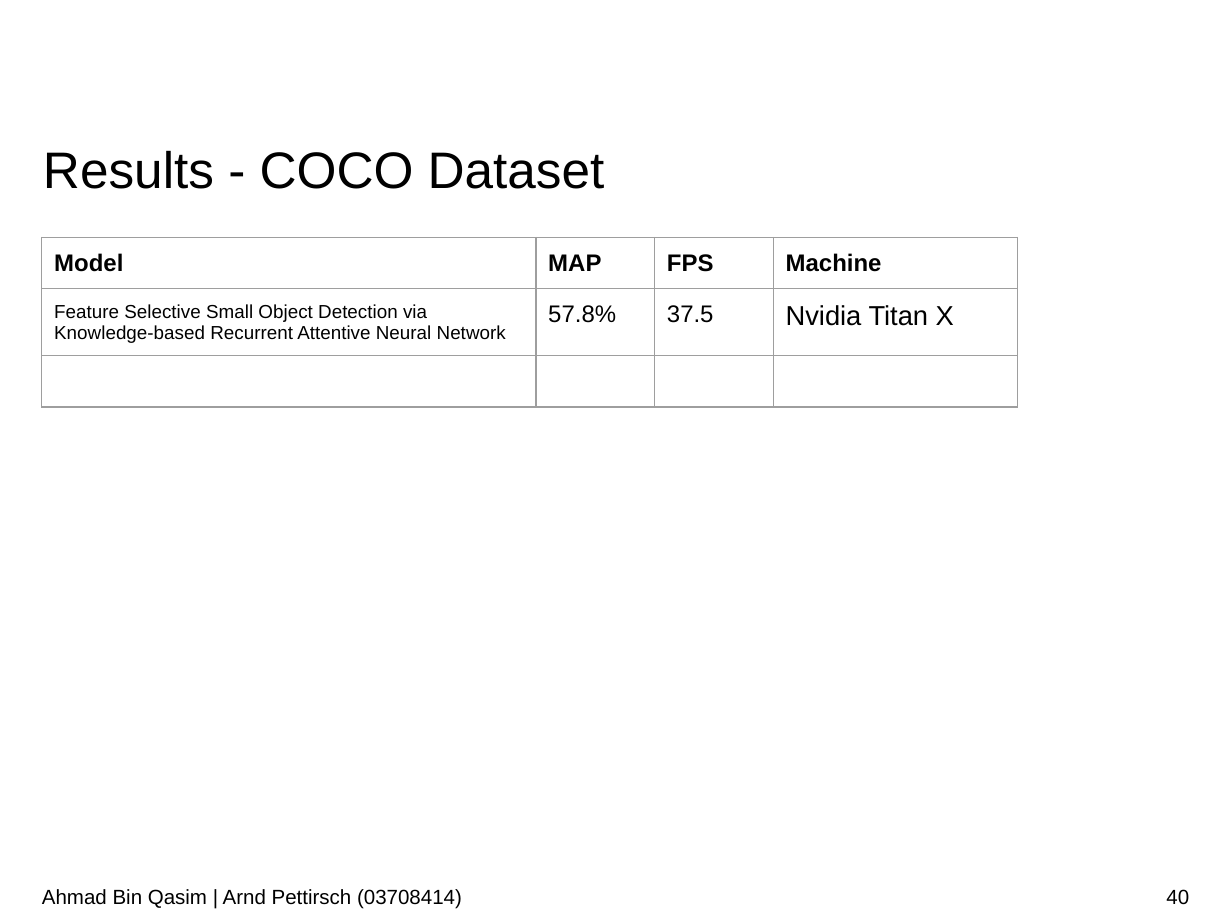
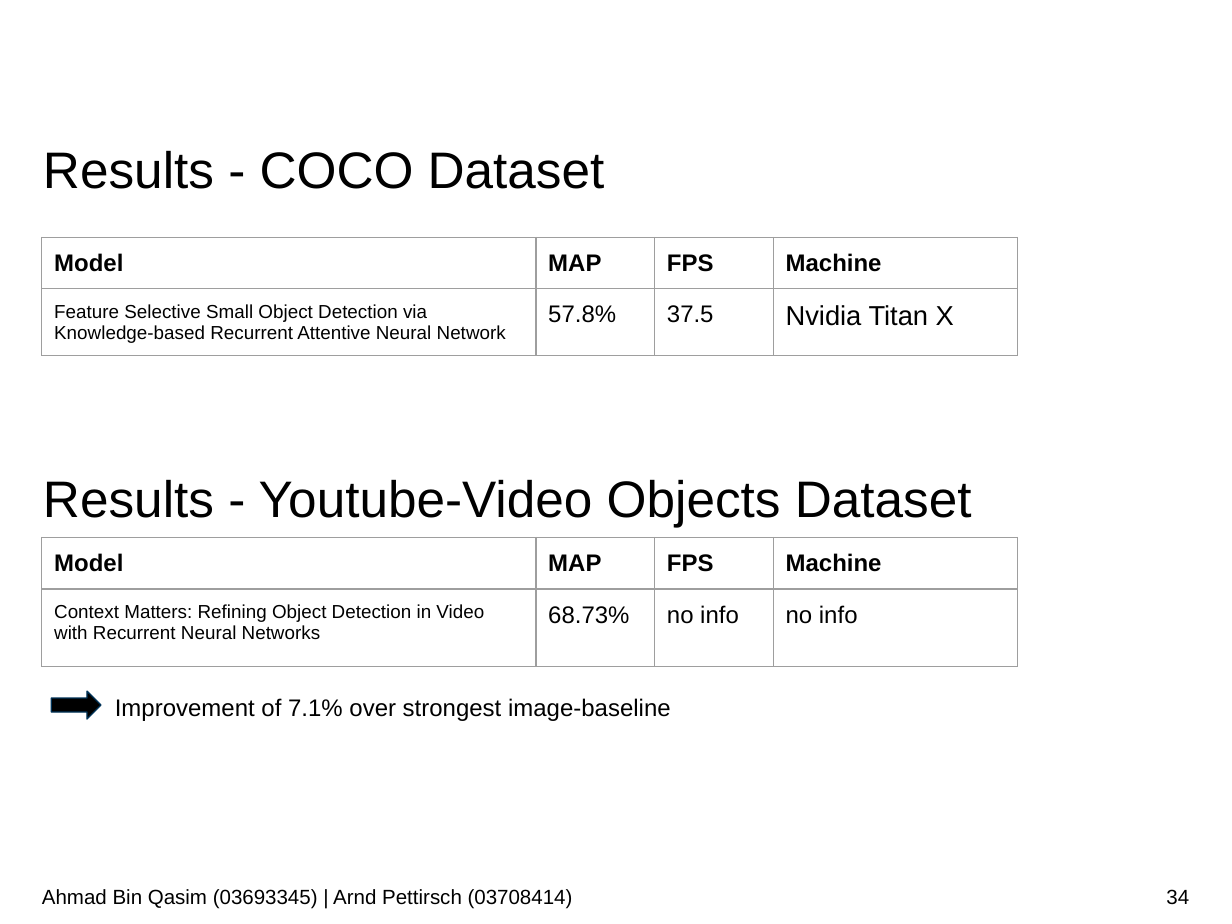
Before and after one commit to AhmadQasim/rnn-for-object-detection, a slide deck: slide 34 of Presentation/Recurrent_Neural_Networks_for_Object_Detection_Bin_Qasim_Pettirsch.pptx (slide 40 before the commit). Drawn at 1232x924 pixels with LibreOffice and Linux fonts; fonts in the diff are those of the drawing; background and template pictures are left out. Boxes give left, top, right and bottom in pixels: in the first picture for what was removed or moved away, otherwise in the second. Text is boxed around its words. In the diff, an @@ line names an element or a change of style, - is before the commit and + after.

```diff
--- a/Presentation/Recurrent_Neural_Networks_for_Object_Detection_Bin_Qasim_Pettirsch.pptx
+++ b/Presentation/Recurrent_Neural_Networks_for_Object_Detection_Bin_Qasim_Pettirsch.pptx
@@ table at [42, 238, 1016, 642] @@
-row 3:  |  |  | 
@@ title added at [43, 479, 972, 527], 30 pt, text #000000 @@
+Results - Youtube-Video Objects Dataset
@@ table added at [42, 537, 1016, 924], 2 rows, 4 columns @@
+Model | MAP | FPS | Machine
+Context Matters: Refining Object Detection in Video with Recurrent Neural Networks | 68.73% | no info | no info
@@ right arrow added at [52, 691, 101, 719], fill #000000, outline #003359 0.75 pt @@
@@ text added at [115, 698, 671, 721], 14 pt, text #000000 @@
+Improvement of 7.1% over strongest image-baseline
@@ text at [42, 889, 573, 909]: text changed @@
-Ahmad Bin Qasim | Arnd Pettirsch (03708414)
+Ahmad Bin Qasim (03693345) | Arnd Pettirsch (03708414)
@@ page number at [1166, 889, 1189, 905]: text changed @@
-40
+34
```
Also in this commit, not shown: 52 other slides changed, 2 slides added, 1 other file.
